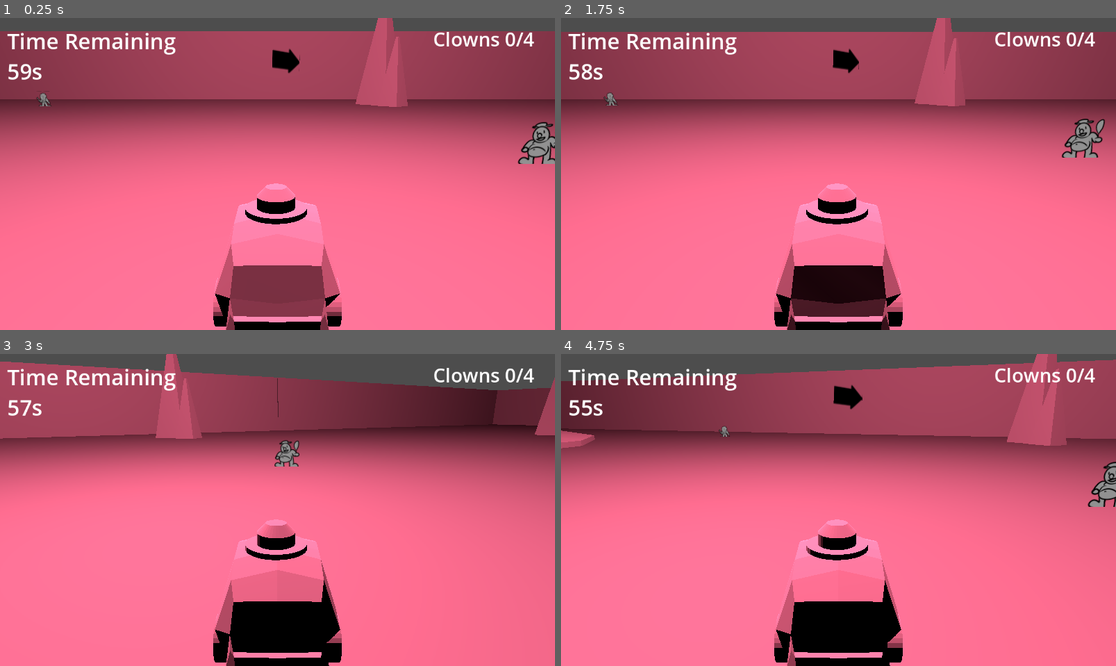
Above: before the commit, frames 1-4 (two rows, left to right).
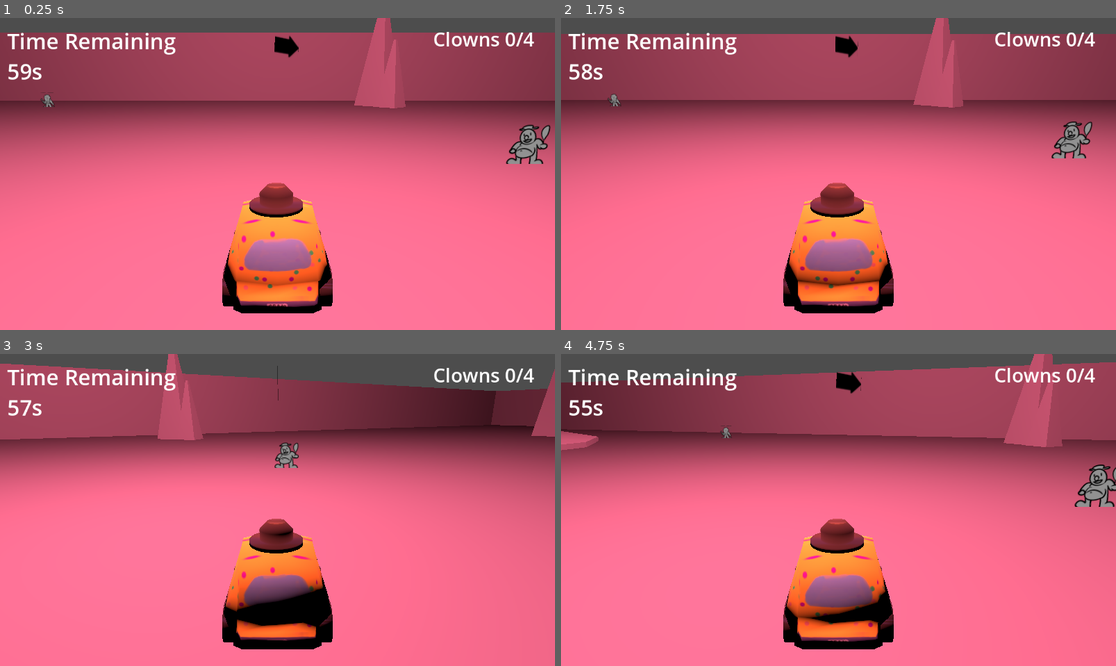
Above: after the commit, the same moments.

Repository: malceore/ClownCarGame
Game: Godot game, scene res://scenes/level_world_3.tscn
Same seed, same stepped clock (60 frames per second), same inputs: the game is played once before the commit and once after it. This scene is started directly instead of the project's main scene.
Inputs (mouse positions are in pixels of both pictures, inside the frame that each line leads up to):
- Up to frame 1 (0.25 s): no input
- Up to frame 2 (1.75 s): tap Enter at 0.5 s; move the mouse to (960, 158) at 0.52 s; press the mouse at (960, 158) at 0.53 s; hold D (turn_right) 0.53-1.28 s; tap Space (honk) at 1.25, 1.35 s; move the mouse to (727, 189) at 1.27 s; release the mouse at (727, 189) at 1.28 s; hold S (reverse) from 1.28 s (still down)
- Up to frame 3 (3 s): move the mouse to (333, 441) at 2.02 s; release S (reverse) at 2.03 s; press the mouse at (333, 441) at 2.03 s; hold D (turn_right) 2.03-2.78 s; move the mouse to (249, 572) at 2.77 s; release the mouse at (249, 572) at 2.78 s; hold W (accelerate) from 2.78 s (still down); tap Space (honk) at 2.85 s
- Up to frame 4 (4.75 s): move the mouse to (1005, 556) at 3.52 s; release W (accelerate) at 3.53 s; press the mouse at (1005, 556) at 3.53 s; hold A (turn_left) from 3.53 s (still down); move the mouse to (672, 463) at 4.27 s; release the mouse at (672, 463) at 4.28 s; tap Space (honk) at 4.35 s

The runs differ from the first frame. In frame 1, 10% of the frame differs, in the area x 0-100%, y 0-100%; in frame 2, 10%; in frame 3, 7.3%; in frame 4, 9.3%.

Commit message:
added mini game graphi and fixed car textures.

Diff:
--- a/scenes/car.tscn
+++ b/scenes/car.tscn
@@ -1,8 +1,12 @@
-[gd_scene load_steps=5 format=3 uid="uid://dyfrjvxj54dp0"]
+[gd_scene load_steps=7 format=3 uid="uid://dyfrjvxj54dp0"]
 
 [ext_resource type="Script" path="res://scripts/car.gd" id="1_7j6ie"]
-[ext_resource type="ArrayMesh" uid="uid://bcjos4xump1rv" path="res://models/clown_car.obj" id="2_5r3he"]
+[ext_resource type="ArrayMesh" uid="uid://b5m25fr5q71xv" path="res://models/clown_car.obj" id="2_5r3he"]
+[ext_resource type="Texture2D" uid="uid://dwhvlw2xpd525" path="res://models/clown_car_texture.png" id="2_jtg8t"]
 [ext_resource type="Texture2D" uid="uid://bscvp0k58lwyb" path="res://graphics/arrow.png" id="3_dyudl"]
+
+[sub_resource type="StandardMaterial3D" id="StandardMaterial3D_msvk6"]
+albedo_texture = ExtResource("2_jtg8t")
 
 [sub_resource type="SphereShape3D" id="SphereShape3D_7uq41"]
 radius = 1.59526
@@ -11,6 +15,7 @@
 script = ExtResource("1_7j6ie")
 
 [node name="Mesh" type="MeshInstance3D" parent="."]
+material_override = SubResource("StandardMaterial3D_msvk6")
 mesh = ExtResource("2_5r3he")
 
 [node name="RayCast3D" type="RayCast3D" parent="Mesh"]
@@ -19,14 +24,14 @@
 transform = Transform3D(0.75, 0, 0, 0, 0.75, 0, 0, 0, 0.75, 0, 1.70244, 0)
 
 [node name="Arrow" type="Sprite3D" parent="Mesh/Offset"]
-transform = Transform3D(0.0228618, -0.00814852, 0.999705, -0.999739, -0.000186339, 0.0228611, 0, -0.999967, -0.00815065, 0, 6.40585, 0)
+transform = Transform3D(0.0228618, -0.00814852, 0.999705, -0.999739, -0.000186339, 0.0228611, 0, -0.999967, -0.00815065, 0, 7.73918, 0)
 texture = ExtResource("3_dyudl")
 
 [node name="Node3D" type="Node3D" parent="Mesh"]
 transform = Transform3D(1, 0, 0, 0, 0.965926, 0.258819, 0, -0.258819, 0.965926, 0, 4, 6)
 
 [node name="Camera3D" type="Camera3D" parent="Mesh"]
-transform = Transform3D(1, 0, 0, 0, 0.965926, 0.258819, 0, -0.258819, 0.965926, 0, 6.05026, 11)
+transform = Transform3D(1, 0, 0, 0, 0.965926, 0.258819, 0, -0.258819, 0.965926, 0, 6.50755, 12.6784)
 keep_aspect = 0
 current = true
 
Not shown, changed: models/clown_car.mtl
Not shown, changed: models/clown_car.obj
Binary file added: models/clown_car_texture.png
Not shown, added: models/clown_car_texture.png.import
Not shown: 1 places in scenes/level_world_3.tscn that only renumber resources
Not shown, added: graphics/mini_game_background.kra
Not shown, added: kritas/background.kra
